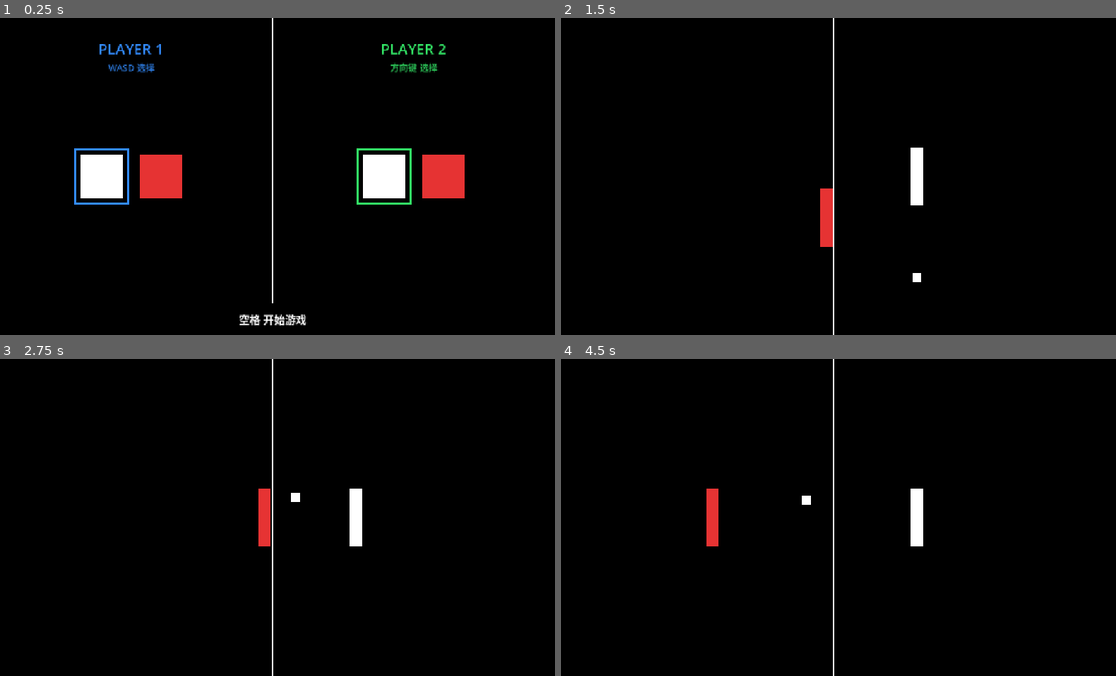
Above: before the commit, frames 1-4 (two rows, left to right).
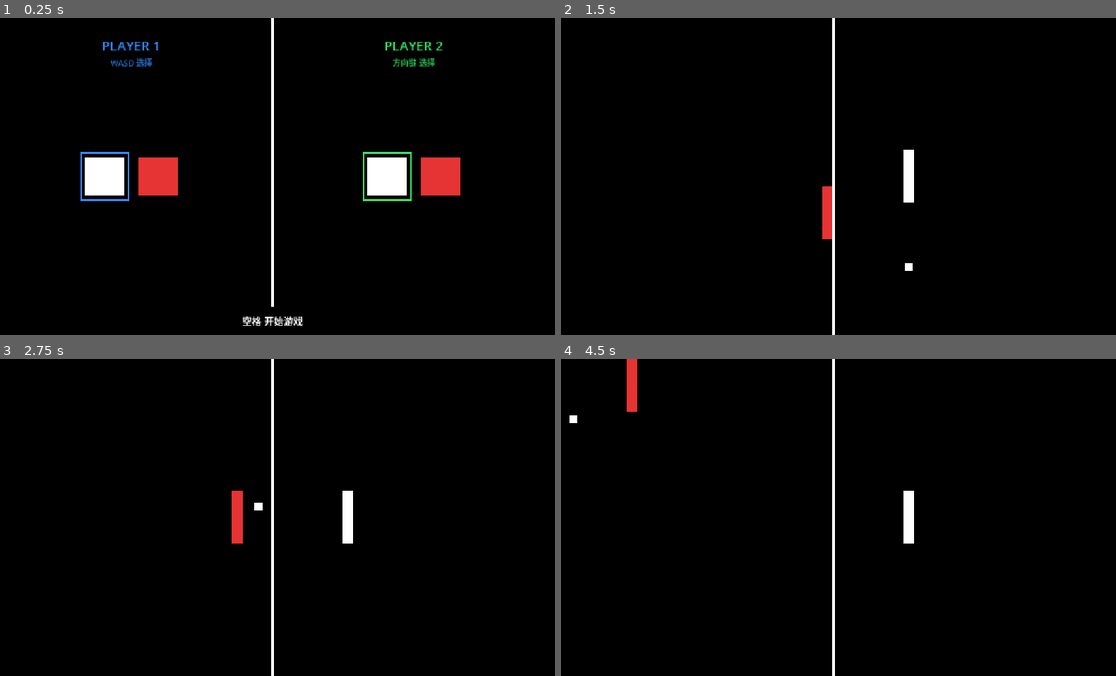
Above: after the commit, the same moments.

Repository: SKHUO/Pong
Game: Godot game, scene res://scenes/character_select/character_select.tscn
Two runs of this game, one before a commit and one after it. Both use one fixed random seed, a clock stepped at 60 frames per second and the inputs below.
Inputs:
- Up to frame 1 (0.25 s): no input
- Up to frame 2 (1.5 s): tap Enter at 0.5 s; hold D 0.53-1.28 s; tap Space at 0.77 s; hold S from 1.28 s (still down)
- Up to frame 3 (2.75 s): tap Space at 1.52 s; release S at 2.03 s; hold D from 2.03 s (still down)
- Up to frame 4 (4.5 s): release D at 2.78 s; hold W 2.78-3.53 s; tap Space at 3.02, 3.77 s; hold A from 3.53 s (still down)

The runs differ from the first frame. In frame 1, 3.3% of the frame differs, in the area x 13-84%, y 0-98%; in frame 2, 1.0%; in frame 3, 1.6%; in frame 4, 1.6%.

Commit message:
Enlarge game interface

Diff:
--- a/project.godot
+++ b/project.godot
@@ -21,8 +21,10 @@
 
 [display]
 
-window/size/window_width_override=1152
-window/size/window_height_override=648
+window/size/viewport_width=1280
+window/size/viewport_height=720
+window/size/window_width_override=1280
+window/size/window_height_override=720
 window/stretch/mode="canvas_items"
 
 [physics]
--- a/scenes/character_select/character_select.tscn
+++ b/scenes/character_select/character_select.tscn
@@ -13,9 +13,9 @@
 [node name="Divider" parent="." instance=ExtResource("3_divider")]
 
 [node name="FooterBar" type="ColorRect" parent="."]
-offset_top = 584.0
-offset_right = 1152.0
-offset_bottom = 648.0
+offset_top = 656.0
+offset_right = 1280.0
+offset_bottom = 720.0
 mouse_filter = 2
 color = Color(0, 0, 0, 1)
 
@@ -23,7 +23,7 @@
 
 [node name="Title" type="Label" parent="Player1Area"]
 offset_top = 40.0
-offset_right = 576.0
+offset_right = 640.0
 offset_bottom = 84.0
 mouse_filter = 2
 theme_override_font_sizes/font_size = 30
@@ -33,7 +33,7 @@
 
 [node name="KeyHint" type="Label" parent="Player1Area"]
 offset_top = 88.0
-offset_right = 576.0
+offset_right = 640.0
 offset_bottom = 116.0
 mouse_filter = 2
 theme_override_font_sizes/font_size = 18
@@ -48,9 +48,9 @@
 [node name="Player2Area" type="Node2D" parent="."]
 
 [node name="Title" type="Label" parent="Player2Area"]
-offset_left = 576.0
+offset_left = 640.0
 offset_top = 40.0
-offset_right = 1152.0
+offset_right = 1280.0
 offset_bottom = 84.0
 mouse_filter = 2
 theme_override_font_sizes/font_size = 30
@@ -59,9 +59,9 @@
 vertical_alignment = 1
 
 [node name="KeyHint" type="Label" parent="Player2Area"]
-offset_left = 576.0
+offset_left = 640.0
 offset_top = 88.0
-offset_right = 1152.0
+offset_right = 1280.0
 offset_bottom = 116.0
 mouse_filter = 2
 theme_override_font_sizes/font_size = 18
@@ -74,9 +74,9 @@
 [node name="Frame" parent="Player2Area" instance=ExtResource("4_frame")]
 
 [node name="Hint" type="Label" parent="."]
-offset_top = 584.0
-offset_right = 1152.0
-offset_bottom = 648.0
+offset_top = 656.0
+offset_right = 1280.0
+offset_bottom = 720.0
 mouse_filter = 2
 theme_override_font_sizes/font_size = 22
 text = "空格 开始游戏"
--- a/scenes/shared/background.tscn
+++ b/scenes/shared/background.tscn
@@ -6,7 +6,7 @@
 script = ExtResource("1_background")
 
 [node name="Visual" type="ColorRect" parent="."]
-offset_right = 1152.0
-offset_bottom = 648.0
+offset_right = 1280.0
+offset_bottom = 720.0
 mouse_filter = 2
 color = Color(0, 0, 0, 1)
--- a/scenes/shared/divider.tscn
+++ b/scenes/shared/divider.tscn
@@ -8,6 +8,6 @@
 [node name="Visual" type="ColorRect" parent="."]
 offset_left = -2.0
 offset_right = 2.0
-offset_bottom = 648.0
+offset_bottom = 720.0
 mouse_filter = 2
 color = Color(1, 1, 1, 1)
--- a/scripts/character_select/character_select.gd
+++ b/scripts/character_select/character_select.gd
@@ -2,7 +2,7 @@
 class_name CharacterSelect
 
 
-const PLAYFIELD_SIZE := Vector2(1152.0, 648.0)
+const PLAYFIELD_SIZE := Vector2(1280.0, 720.0)
 const BACKGROUND_COLOR := Color.BLACK
 const GAME_SCENE_PATH := "res://scenes/game/game.tscn"
 const CHARACTER_OPTION_SCENE := preload("res://scenes/character_select/character_option.tscn")
--- a/scripts/game/ball.gd
+++ b/scripts/game/ball.gd
@@ -12,7 +12,7 @@
 @onready var visual: ColorRect = $Visual
 
 var velocity := Vector2.ZERO
-var playfield_size := Vector2(1152.0, 648.0)
+var playfield_size := Vector2(1280.0, 720.0)
 
 
 func _ready() -> void:
--- a/scripts/game/game.gd
+++ b/scripts/game/game.gd
@@ -2,7 +2,7 @@
 class_name PongGame
 
 
-const PLAYFIELD_SIZE := Vector2(1152.0, 648.0)
+const PLAYFIELD_SIZE := Vector2(1280.0, 720.0)
 const BACKGROUND_COLOR := Color.BLACK
 const PADDLE_OFFSET_FROM_CENTER := 170.0
 
--- a/scripts/game/player.gd
+++ b/scripts/game/player.gd
@@ -8,9 +8,9 @@
 
 @onready var visual: ColorRect = $Visual
 
-var playfield_size := Vector2(1152.0, 648.0)
+var playfield_size := Vector2(1280.0, 720.0)
 var min_center_x := 0.0
-var max_center_x := 1152.0
+var max_center_x := 1280.0
 var body_color := Color.WHITE
 
 
Not shown, changed: docs/PRODUCT_DESIGN.md
Not shown, changed: docs/TECHNICAL_DESIGN.md
